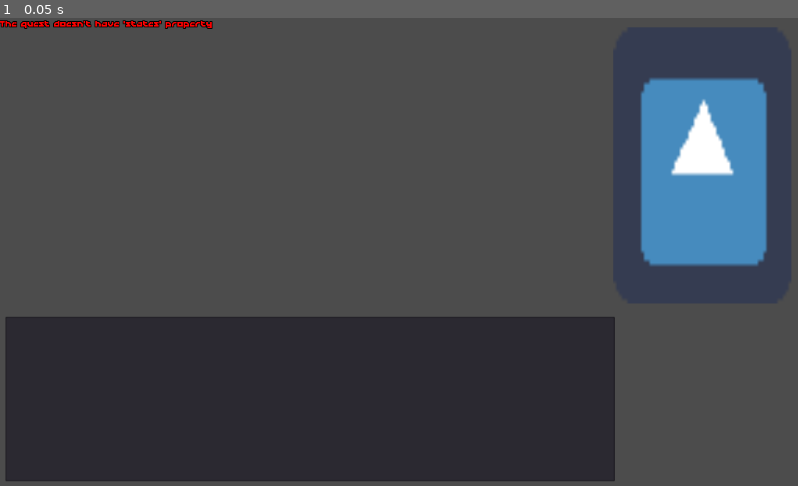
Above: before the commit, frame 1.
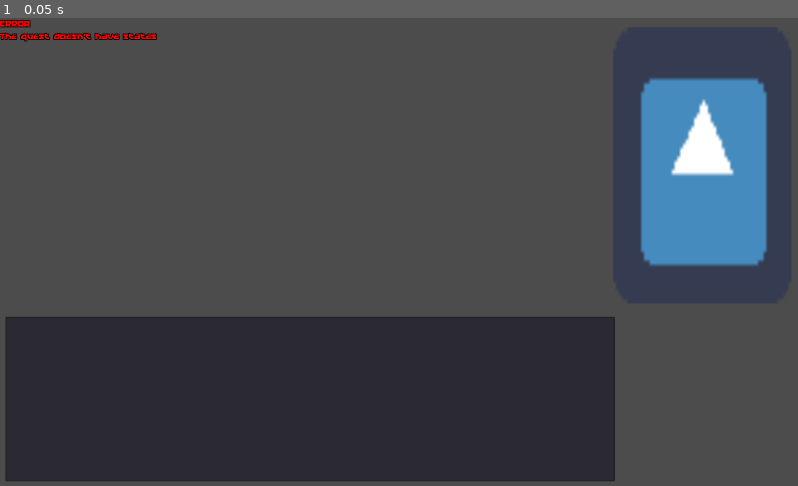
Above: after the commit, the same moment.

Repository: staddy/TextQuest
Game: Godot game, scene res://engine/QuestWindow.tscn
Two runs of this game, one before a commit and one after it. Both use one fixed random seed, a clock stepped at 60 frames per second and the inputs below. This scene is started directly instead of the project's main scene. The engine's default icon, where the game draws it, is replaced by a stand-in: a white triangle on a blue panel in a dark square.
Inputs:
- Up to frame 1 (0.05 s): no input

The runs differ from the first frame. In frame 1, 0.6% of the frame differs, in the area x 0-27%, y 0-6%.

Commit message:
Status example; errors processing

Diff:
--- a/engine/Core.gd
+++ b/engine/Core.gd
@@ -26,12 +26,12 @@
 	return obj.eval()
 
 static func fill_and_evaluate(input, vars):
-	return evaluate(fill_vars(input, vars))
+	return evaluate(fill_vars(str(input), vars))
 
 static func fill_vars(input: String, vars: Dictionary):
 	var ret_val = input
 	for v in vars:
-		ret_val.replace("{" + v + "}", str(vars[v]))
+		ret_val = ret_val.replace("{" + v + "}", str(vars[v]))
 	return ret_val
 
 static func condition_met(object: Dictionary, vars: Dictionary):
@@ -46,6 +46,6 @@
 
 static func as_array(object):
 	var ret_val = object
-	if ret_val is Dictionary:
+	if not (ret_val is Array):
 		ret_val = [ret_val]
 	return ret_val
--- a/engine/QuestWindow.gd
+++ b/engine/QuestWindow.gd
@@ -6,28 +6,48 @@
 var current_state: = {}
 var actions: = []
 var vars: = {}
+var status: = []
+
+func error(text: String):
+	$Text.bbcode_text = "[color=#ff0000]ERROR\n"
+	if not _current_state_key.empty():
+		$Text.bbcode_text += ("State: '%s'\n" % _current_state_key)
+	$Text.bbcode_text += (text + "[/color]")
 
 func _ready():
+	if not process_vars(quest):
+		return
+	if quest.has("status"):
+		status = core.as_array(quest["status"])
 	if not quest.has("states"):
-		$Text.bbcode_text = \
-		"[color=#ff0000]The quest doesn't have 'states' property[/color]"
+		error("The quest doesn't have states")
 		return
 	states = quest["states"]
 	if not quest.has("start"):
-		$Text.bbcode_text = \
-		"[color=#ff0000]The quest start state isn't set[/color]"
+		error("The quest start state isn't set")
 		return
 	set_state(quest["start"])
+
+func process_status():
+	$Status.bbcode_text = ""
+	for s in status:
+		if s is String:
+			$Status.bbcode_text += (core.fill_and_evaluate(s, vars) + "\n")
+		elif s is Dictionary and s.has("text"):
+			if core.condition_met(s, vars):
+				$Status.bbcode_text += (core.fill_and_evaluate(s["text"], vars) + "\n")
+
 
 func set_state(state_: String):
 	_current_state_key = state_
 	if not states.has(_current_state_key):
-		$Text.bbcode_text = \
-		"[color=#ff0000]The quest doesn't have state '%s'[/color]" \
-		% state_
+		error("The quest doesn't have the state")
 		return
 	current_state = states[_current_state_key]
+	if not process_vars(current_state):
+		return
 	process_state()
+	process_status()
 
 func process_state():
 	fill_text()
@@ -35,34 +55,29 @@
 
 func fill_text():
 	if not current_state.has("text"):
-		$Text.bbcode_text = \
-		"[color=#ff0000]State '%s' doesn't have text[/color]" % _current_state_key
+		error("The state doesn't have text")
 		return
 	$Text.bbcode_text = current_state["text"]
 
 func fill_actions():
 	$Actions.clear()
 	if not current_state.has("actions"):
-		$Text.bbcode_text = \
-		"[color=#ff0000]State '%s' doesn't have actions[/color]" \
-		% _current_state_key
+		error("The state doesn't have actions")
 		return
 	actions = core.as_array(current_state["actions"])
 	for action in actions:
 		if core.condition_met(action, vars):
 			if not action.has("text"):
-				$Text.bbcode_text = \
-				"[color=#ff0000]Action in state '%s' doesn't have text[/color]" \
-				% _current_state_key
+				error("An action doesn't have text")
 				return
 			if not action.has("results"):
-				$Text.bbcode_text = \
-				"[color=#ff9999]Action in state '%s' doesn't have results[/color]" \
-				% _current_state_key
+				error("An action doesn't have results")
 				return
 			$Actions.add_item(action["text"])
 
 func process_action(index):
+	if not process_vars(actions[index]):
+		return
 	var results = core.as_array(actions[index]["results"])
 	var possible_results = []
 	var weights = []
@@ -76,9 +91,7 @@
 			sum += result["weight"]
 			possible_results.append(result)
 	if len(possible_results) == 0:
-		$Text.bbcode_text = \
-		"[color=#ff9999]Action in state '%s' doesn't have possible results[/color]" \
-		% _current_state_key
+		error("An action doesn't have possible results")
 		return
 	var r = randi() % int(sum)
 	for i in range(0, len(weights)):
@@ -87,23 +100,23 @@
 			return
 
 func process_result(result):
-	process_vars(result)
+	if not process_vars(result):
+		return
 	if not result.has("next"):
-		$Text.bbcode_text = \
-		"[color=#ff9999]Action result in state '%s' doesn't have next state[/color]" \
-		% _current_state_key
+		error("An action result doesn't have next state")
+		return
 	set_state(result["next"])
 
 func process_vars(result):
 	if not result.has("vars"):
-		return
+		return true
 	var vs = result["vars"]
 	if vs is Dictionary:
 		if not vs.has("var"):
 			for v in vs:
 				if v != "":
 					vars[v] = core.fill_and_evaluate(vs[v], vars)
-			return
+			return true
 		else:
 			vs = [vs]
 	for v in vs:
@@ -112,8 +125,7 @@
 		if not core.probability_rolls(v):
 			continue
 		if (not v.has("var")) or (not v.has("value")):
-			$Text.bbcode_text = \
-			"[color=#ff9999]Action result in state '%s' has error in vars[/color]" \
-			% _current_state_key
-			return
+			error("Error in vars")
+			return false
 		vars[v["var"]] = core.fill_and_evaluate(v["value"], vars)
+	return true
--- a/engine/QuestWindow.tscn
+++ b/engine/QuestWindow.tscn
@@ -21,11 +21,13 @@
 scale = Vector2( 3.56062, 5.54246 )
 texture = ExtResource( 1 )
 
-[node name="Variables" type="RichTextLabel" parent="."]
+[node name="Status" type="RichTextLabel" parent="."]
 margin_left = 806.53
 margin_top = 369.623
 margin_right = 994.53
 margin_bottom = 595.623
+custom_fonts/normal_font = ExtResource( 3 )
+bbcode_enabled = true
 __meta__ = {
 "_edit_use_anchors_": false
 }
--- a/quests/ru/governor.JSON
+++ b/quests/ru/governor.JSON
@@ -4,7 +4,14 @@
 	"author": "staddy",
 	"version": "0.0.1",
 	"vars": {
+		"money": 2000000,
+		"gay": 0,
 	},
+	"status": [
+		"'Ваше состояние:'",
+		"'Ориентация: ' + ('гей' if {gay} else 'натурал')",
+		"'Деньги: {money}'",
+	],
 	"start": "0",
 	"states": {
 		"0": {
@@ -29,6 +36,8 @@
 						},
 					],
 				},
+				{ "text": "[Отобрать рубь]", "vars": {"money": "{money} + 1"}, "results": {"next": "0"},},
+				{ "text": "[Дать рубь]", "vars": {"money": "{money} - 1"}, "results": {"next": "0"},},
 				{
 					"text": "Привет...",
 					"results": [
@@ -93,7 +102,7 @@
 		},
 		"2": {
 			"text": "Ты чё, дурак, блин?",
-			"actions": [{"text": "Да, блин", "results": {"next": "3"}}, {"text": "Нет", "results": {"next": "0"}}]
+			"actions": [{"text": "Да, блин", "vars": {"gay": 1, "money": "{money} - 100000"}, "results": {"next": "3"}}, {"text": "Нет", "results": {"next": "0"}}]
 		},
 		"3": {
 			"text": "[color=#99FF99]Вы проиграли[/color]",
